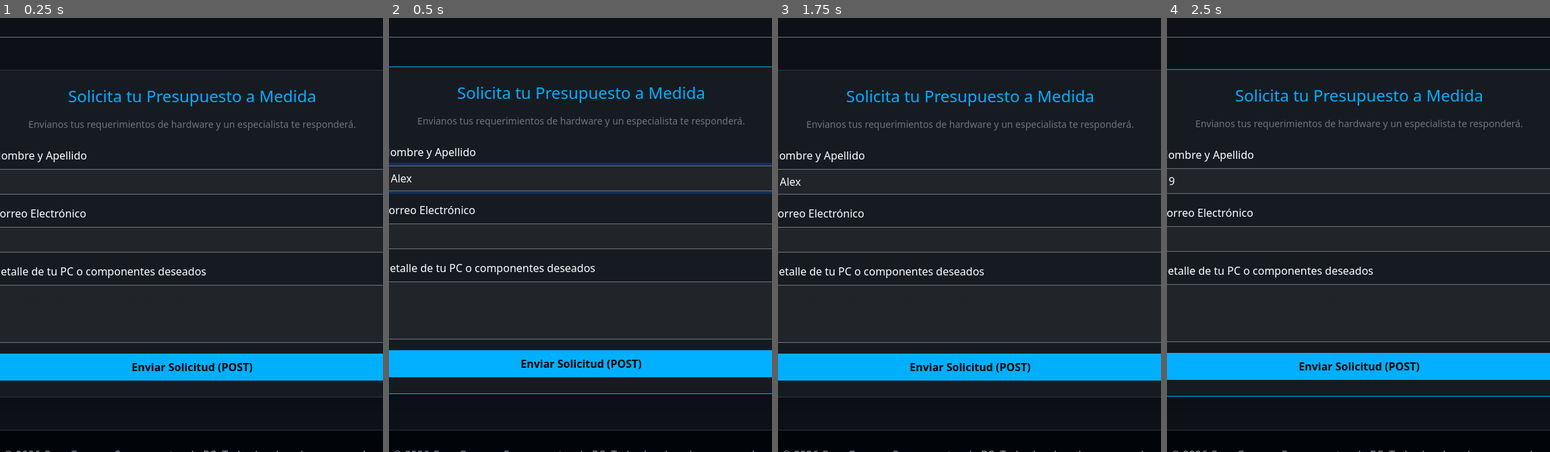
Above: before the commit, frames 1-4 (left to right).
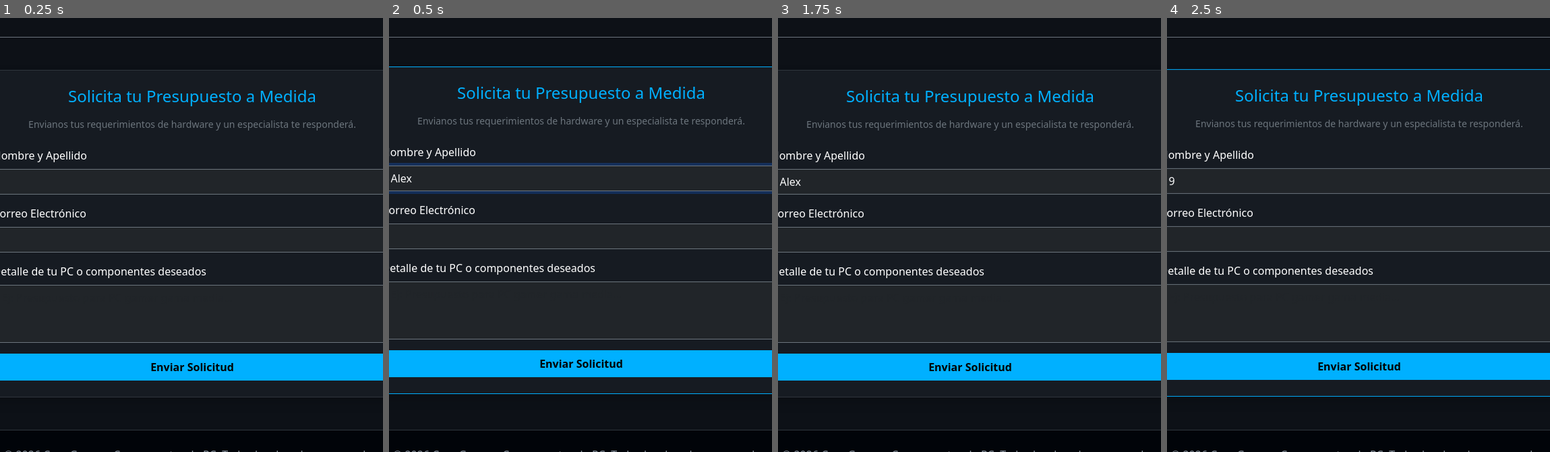
Above: after the commit, the same moments.

Repository: Dreiid/CoreGamer
Game: browser game, page index.html
The game is run twice, just before and just after one commit, with the same random seed, the same clock (stepped at 60 frames per second) and the same inputs.
Inputs (mouse positions are % of the whole screen's width and height, from its top left):
- Up to frame 1 (0.25 s): no input
- Up to frame 2 (0.5 s): click (50, 69) at 0.27 s; type "Alex" at 0.27 s
- Up to frame 3 (1.75 s): click "Iniciar sesión" at 0.52 s; click (89, 2) at 1.07 s; click (50, 76) at 1.27 s; click (88, 1) at 1.67 s
- Up to frame 4 (2.5 s): click "CORE GAMER" at 1.87 s; click "Enviar Solicitud (POST)" (after the commit: "Enviar Solicitud") at 2.02 s; click (89, 1) at 2.27 s; click (50, 69) at 2.47 s; type "9" at 2.47 s
The pictures show only the part of the screen within x 25-75%, y 50-100%; the shares and areas given below are measured in that part.

The runs differ from the first frame. In frame 1, 0.4% of the frame differs, in the area x 34-66%, y 79-82%; in frame 2, 0.4%; in frame 3, 0.4%; in frame 4, 0.4%.

Commit message:
index.html

Diff:
--- a/index.html
+++ b/index.html
@@ -254,7 +254,7 @@
                                 name="mensaje" rows="3" placeholder="Ej: Presupuesto para PC gamer gama media..."
                                 required></textarea>
                         </div>
-                        <button type="submit" class="btn btn-core w-100 py-2">Enviar Solicitud (POST)</button>
+                        <button type="submit" class="btn btn-core w-100 py-2">Enviar Solicitud</button>
                     </form>
                 </div>
             </div>
